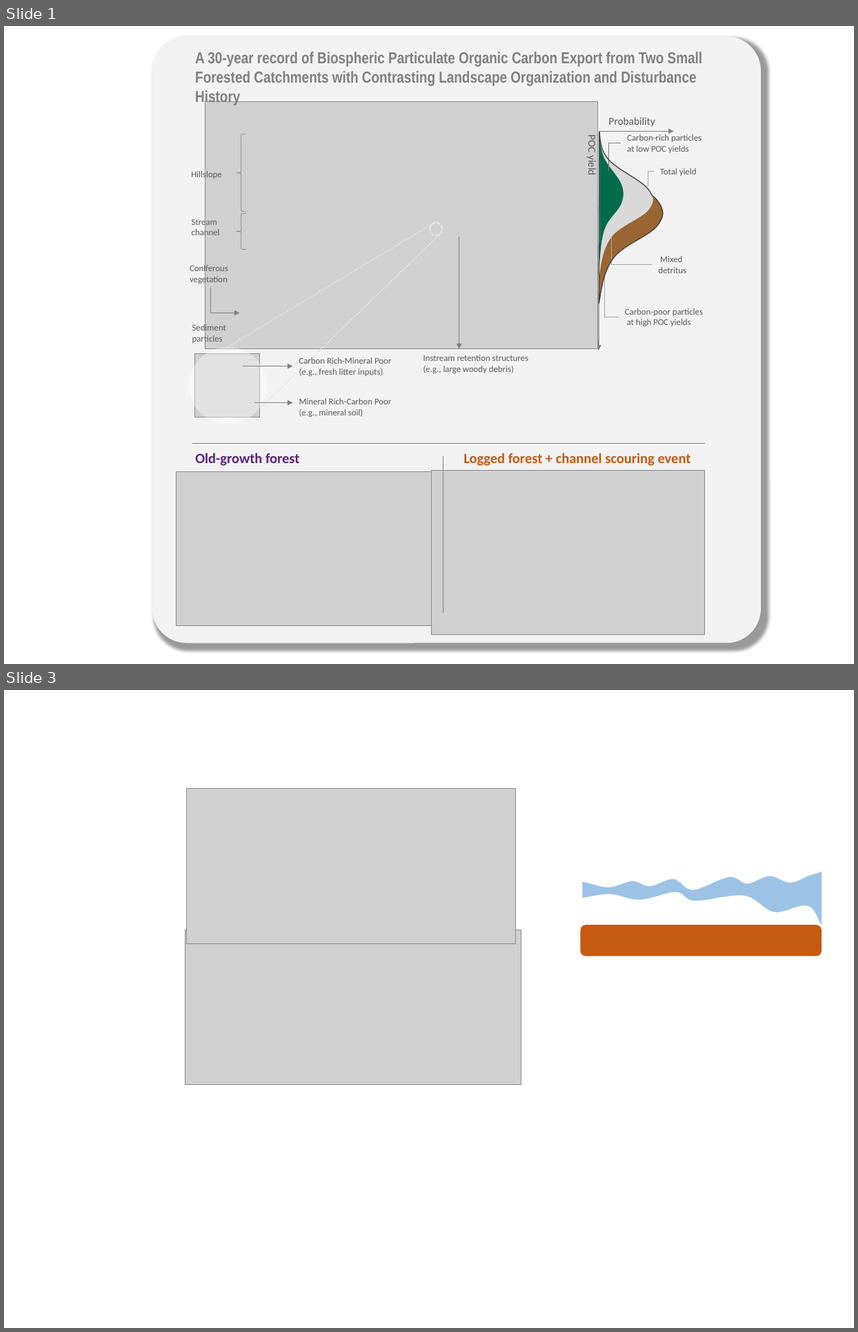
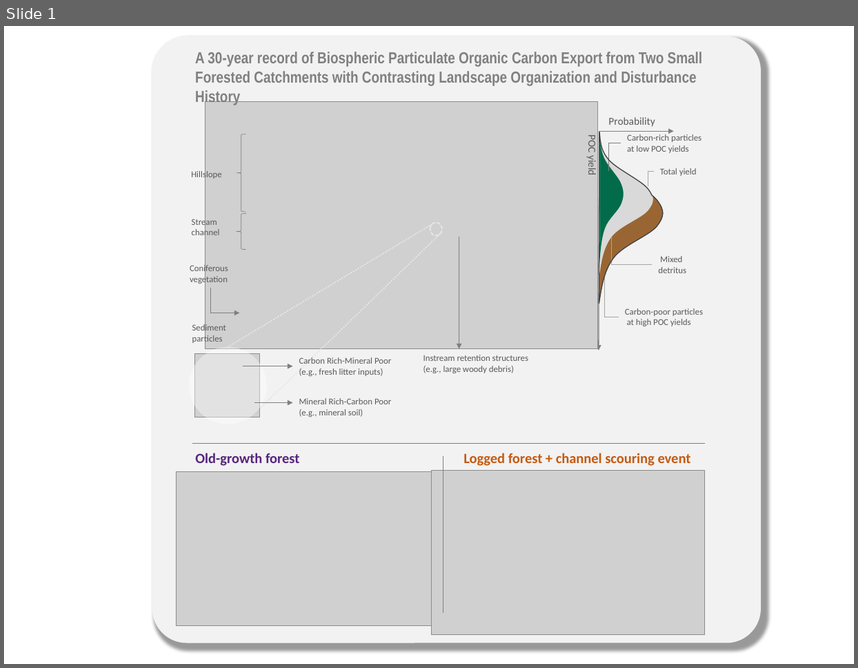
Before and after one commit to guerrero-fj/my-website, a slide deck: assets/hja_slides_fg.pptx. Shown one above the other, each under a label of ours: slides 1 and 3 before the commit, slide 1 after it; the slides between them are not shown. The pictures are 858x1332 and 858x668 pixels, drawn with LibreOffice and Linux fonts; fonts in the diff are those of the drawing; grey boxes stand for pictures. Boxes give left, top, right and bottom in pixels: in the first picture for what was removed or moved away, otherwise in the second. Text is boxed around its words. In the diff, an @@ line names an element or a change of style, - is before the commit and + after.

```diff
--- a/assets/hja_slides_fg.pptx
+++ b/assets/hja_slides_fg.pptx
@@ slide 3 removed at [4,690,854,1328], background #FFFFFF @@
@@ picture removed at [186,788,515,944] @@
@@ trapezoid removed at [204,820,510,944] @@
@@ freeform shape removed at [582,871,822,925] @@
@@ picture removed at [185,930,522,1085] @@
@@ rounded rectangle removed at [581,925,822,956] @@
```
Also in this commit, not shown: 1 slide changed, 1 slide added, 5 other files.
